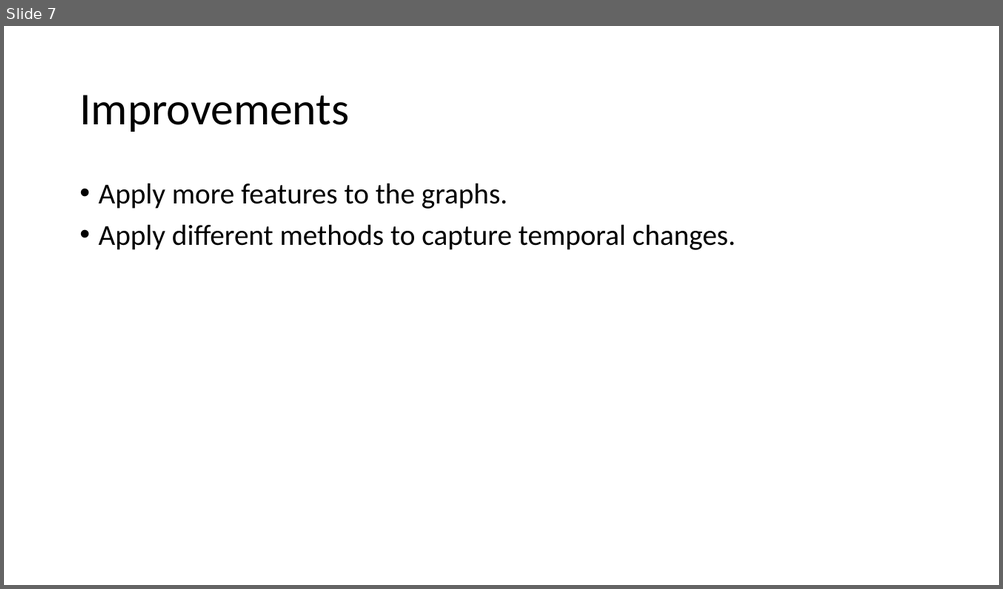
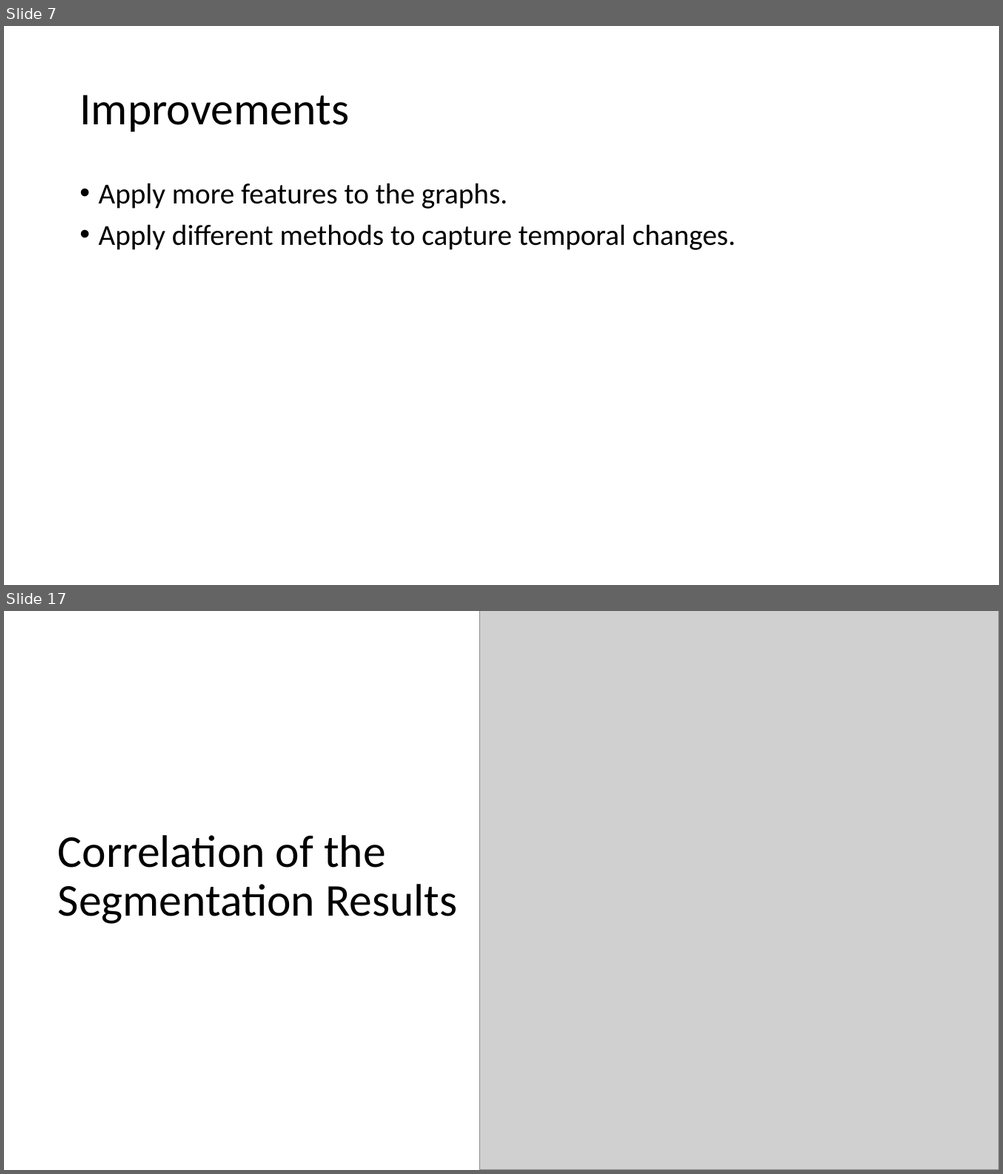
Before and after one commit to Ziolo1999/GNNsFootballEventSpotting, a slide deck: Notes/Code_Description.pptx. Shown one above the other, each under a label of ours: slide 7 before the commit, slides 7 and 17 after it; the slides between them are not shown. The pictures are 1003x589 and 1003x1174 pixels, drawn with LibreOffice and Linux fonts; fonts in the diff are those of the drawing; grey boxes stand for pictures. Boxes give left, top, right and bottom in pixels: in the first picture for what was removed or moved away, otherwise in the second. Text is boxed around its words. In the diff, an @@ line names an element or a change of style, - is before the commit and + after.

Commit message:
Update segmentation analysis

```diff
--- a/Notes/Code_Description.pptx
+++ b/Notes/Code_Description.pptx
@@ slide 17 added at [4,611,999,1170], background #FFFFFF @@
@@ picture added at [479,611,999,1170] @@
@@ title added at [58,835,457,924], 44 pt, text #000000 @@
+Correlation of the
+Segmentation Results
```
Also in this commit, not shown: 12 other slides added, 17 other files.
